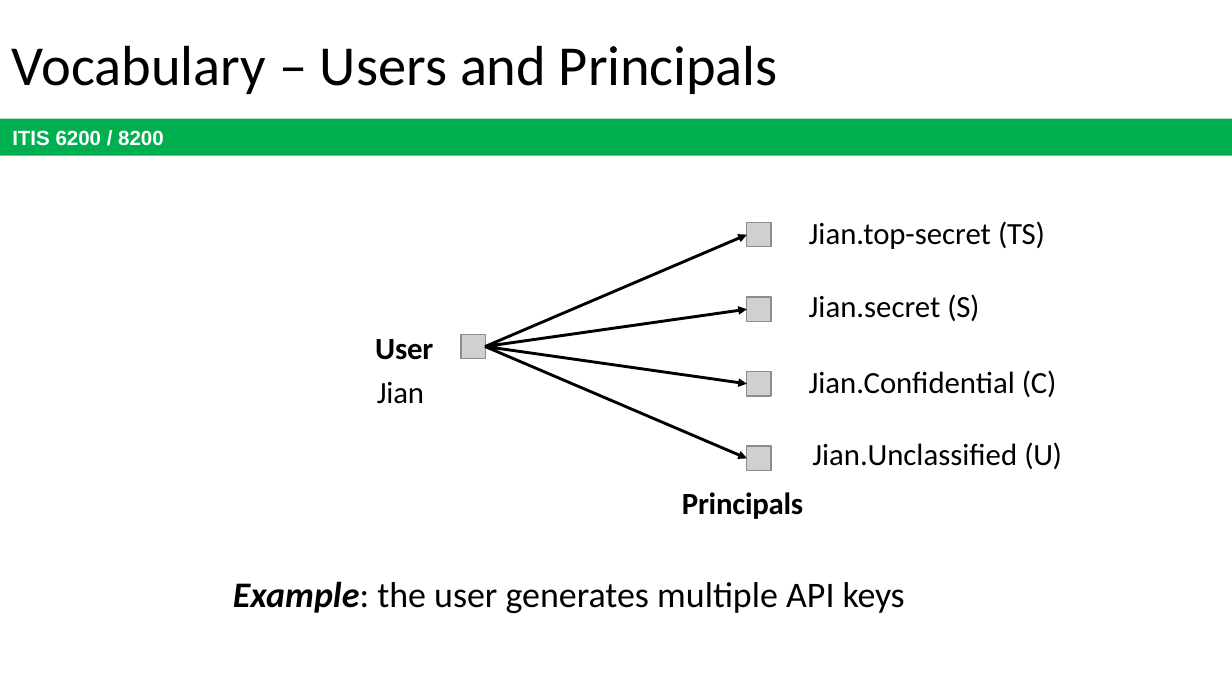
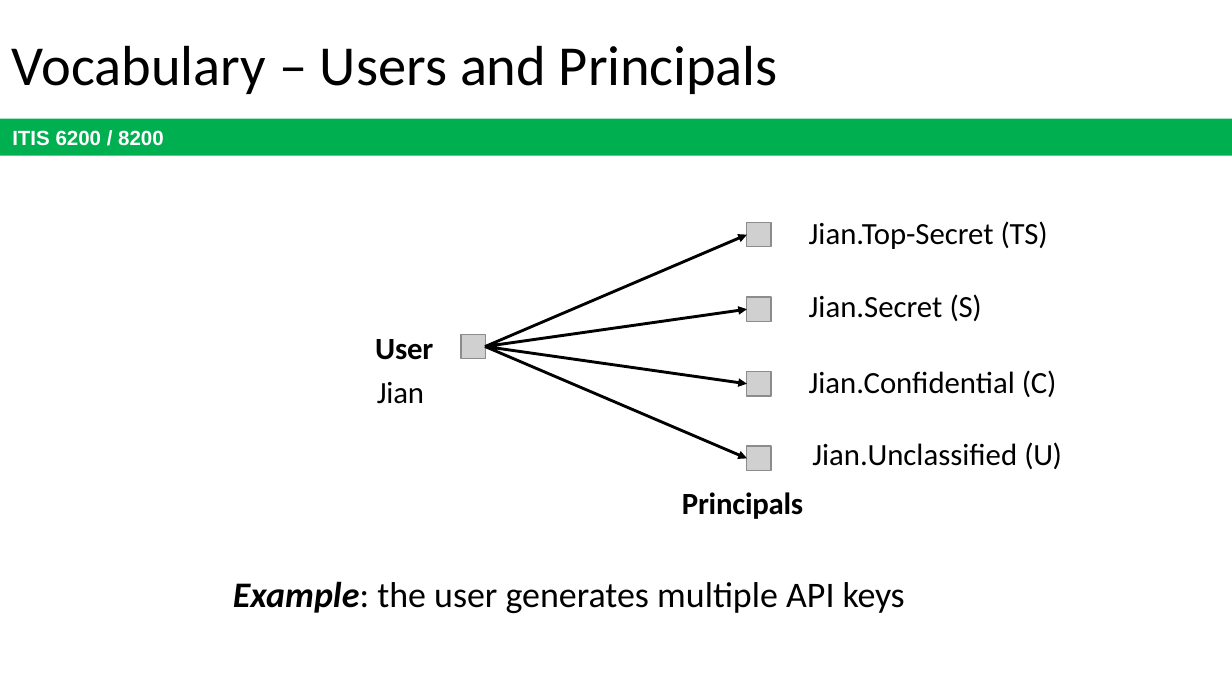
Before and after one commit to jx5c/github.io, a slide deck: slide 8 of teaching/ITIS6200/2023fa/lectures/lec09.pptx. Drawn at 1232x693 pixels with LibreOffice and Linux fonts; fonts in the diff are those of the drawing; grey boxes stand for pictures. Boxes give left, top, right and bottom in pixels: in the first picture for what was removed or moved away, otherwise in the second. Text is boxed around its words. In the diff, an @@ line names an element or a change of style, - is before the commit and + after.

```diff
--- a/teaching/ITIS6200/2023fa/lectures/lec09.pptx
+++ b/teaching/ITIS6200/2023fa/lectures/lec09.pptx
@@ text at (809,221,1048,321): text changed @@
-Jian.top-secret (TS)
-Jian.secret (S)
+Jian.Top-Secret (TS)
+Jian.Secret (S)
```
Also in this commit, not shown: 29 other slides changed, 1 slide added, 1 slide removed.
